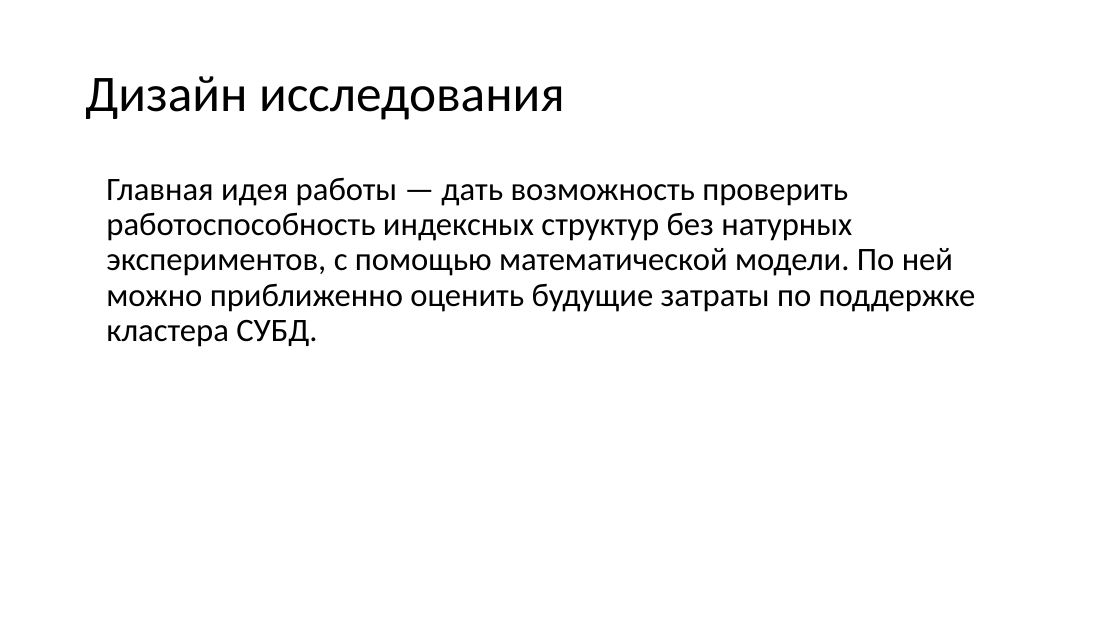
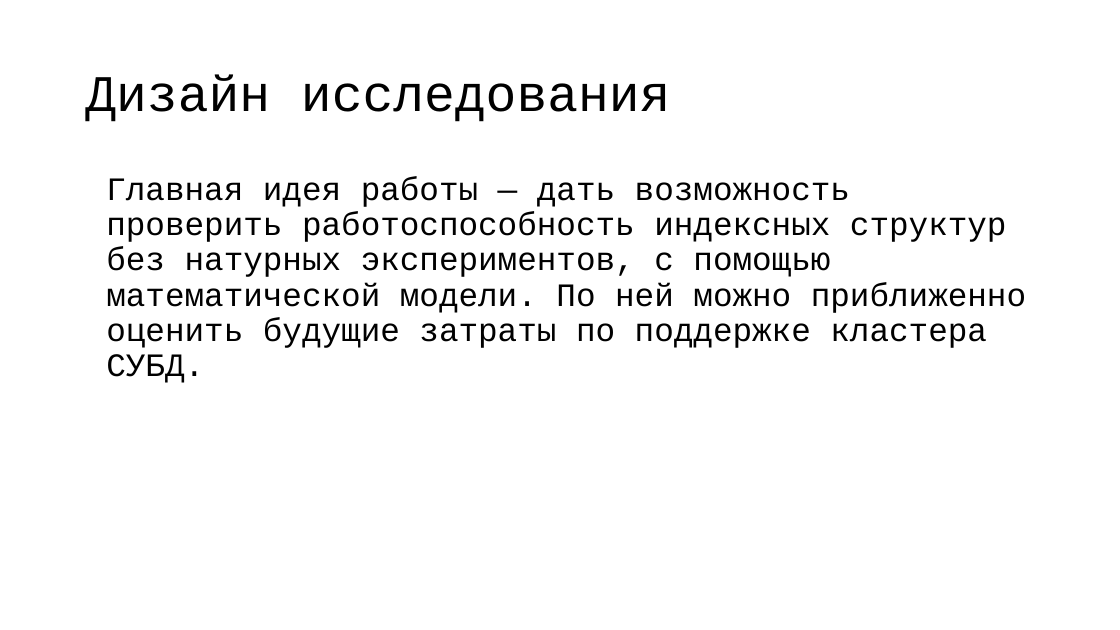
Before and after one commit to vitosotdihaet/pind, a slide deck: slide 3 of presentation.odp (slide 4 before the commit). Drawn at 1120x630 pixels with LibreOffice and Linux fonts; fonts in the diff are those of the drawing. Boxes give left, top, right and bottom in pixels: in the first picture for what was removed or moved away, otherwise in the second. Text is boxed around its words. In the diff, an @@ line names an element or a change of style, - is before the commit and + after.

```diff
--- a/presentation.odp
+++ b/presentation.odp
@@ title "Дизайн исследования" at <box>85,74,671,122</box>: font Calibri to Courier New @@
@@ text "Главная идея работы — дать ..." at <box>106,176,1026,383</box>: font Calibri to Courier New @@
```
Also in this commit, not shown: 3 other slides changed, 2 slides added, 3 slides removed, 2 other files.
